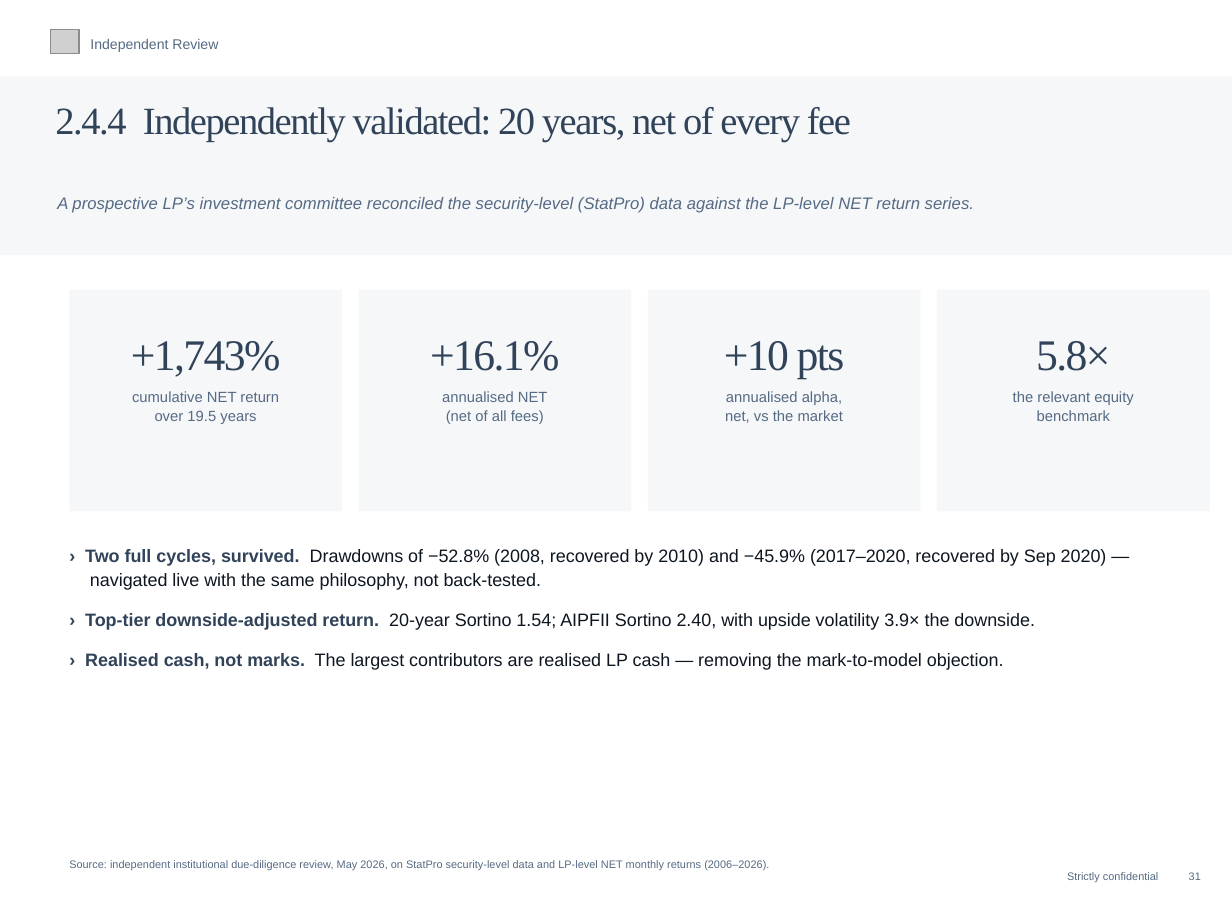
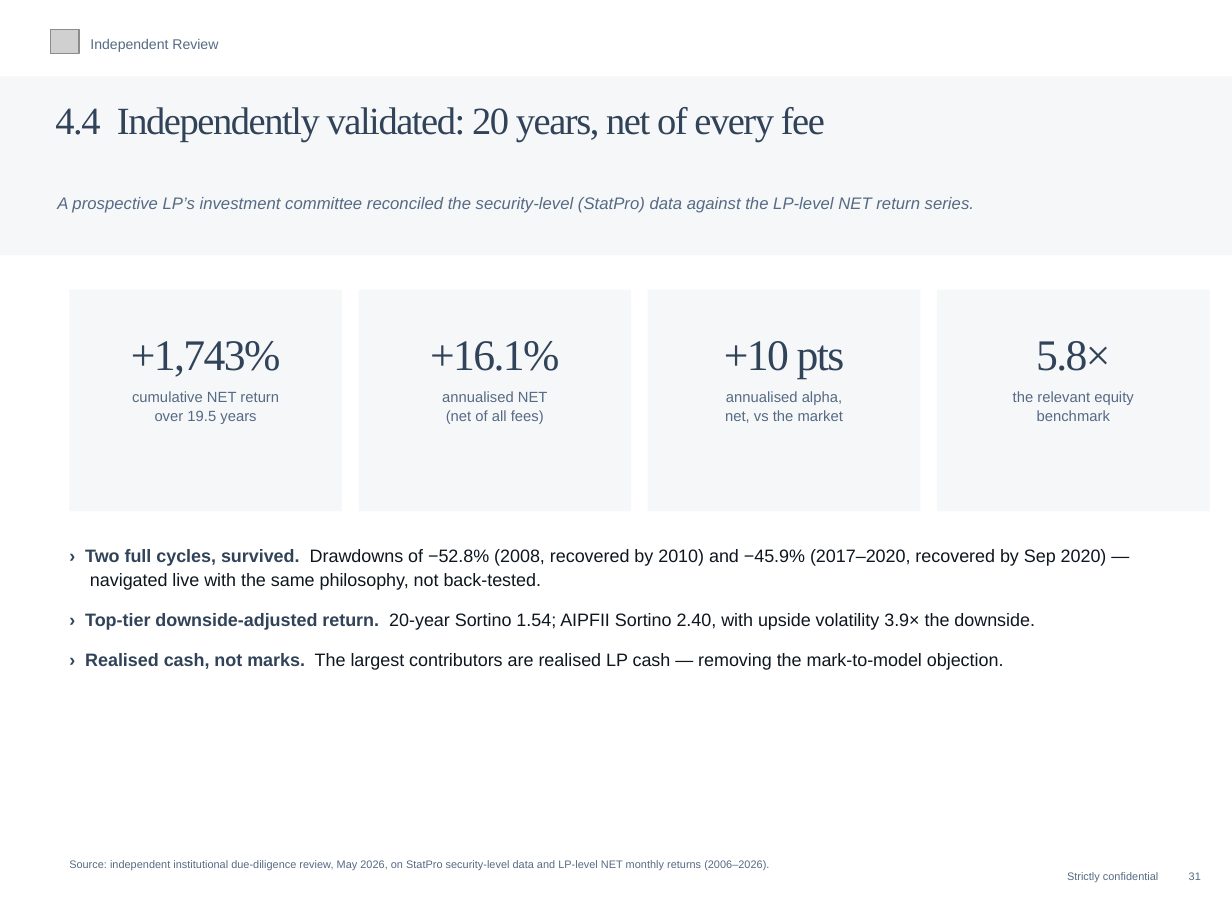
Before and after one commit to charette-lab/Claude, a slide deck: slide 34 of Athanase_Engaged_Ownership_Allocator_Deck.pptx. Drawn at 1232x924 pixels with LibreOffice and Linux fonts; fonts in the diff are those of the drawing; grey boxes stand for pictures. Boxes give left, top, right and bottom in pixels: in the first picture for what was removed or moved away, otherwise in the second. Text is boxed around its words. In the diff, an @@ line names an element or a change of style, - is before the commit and + after.

```diff
--- a/Athanase_Engaged_Ownership_Allocator_Deck.pptx
+++ b/Athanase_Engaged_Ownership_Allocator_Deck.pptx
@@ text at <box>55,107,825,142</box>: text changed @@
-2.4.4 Independently validated: 20 years, net of every fee
+4.4 Independently validated: 20 years, net of every fee
```
Also in this commit, not shown: 39 other slides changed, 1 other file.
